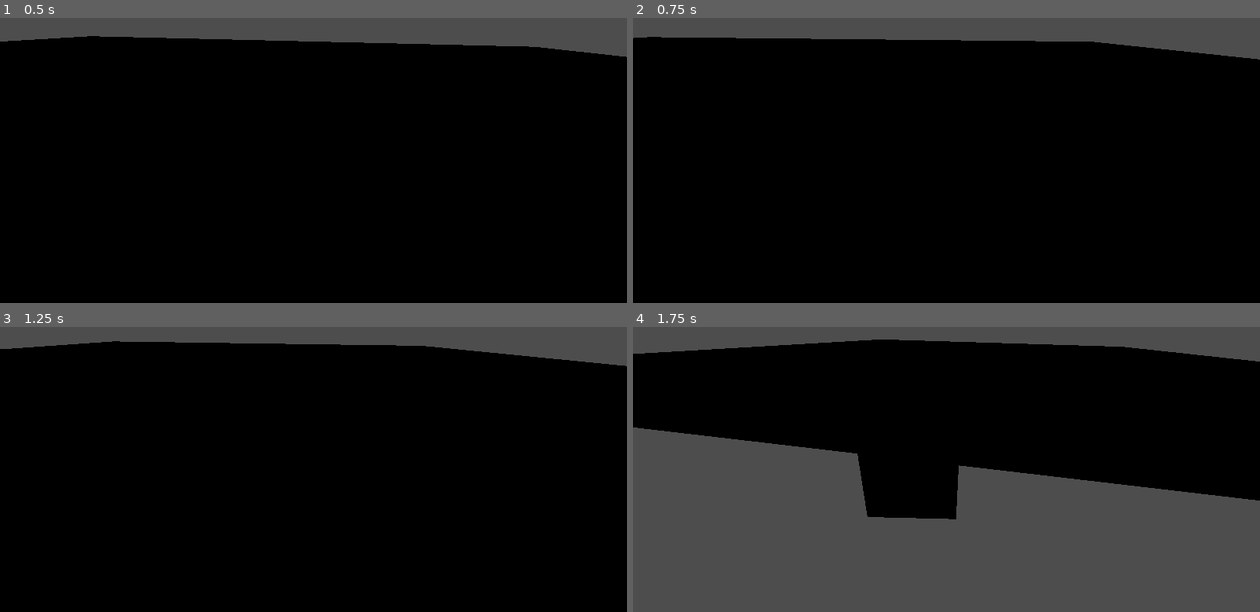
Above: before the commit, frames 1-4 (two rows, left to right).
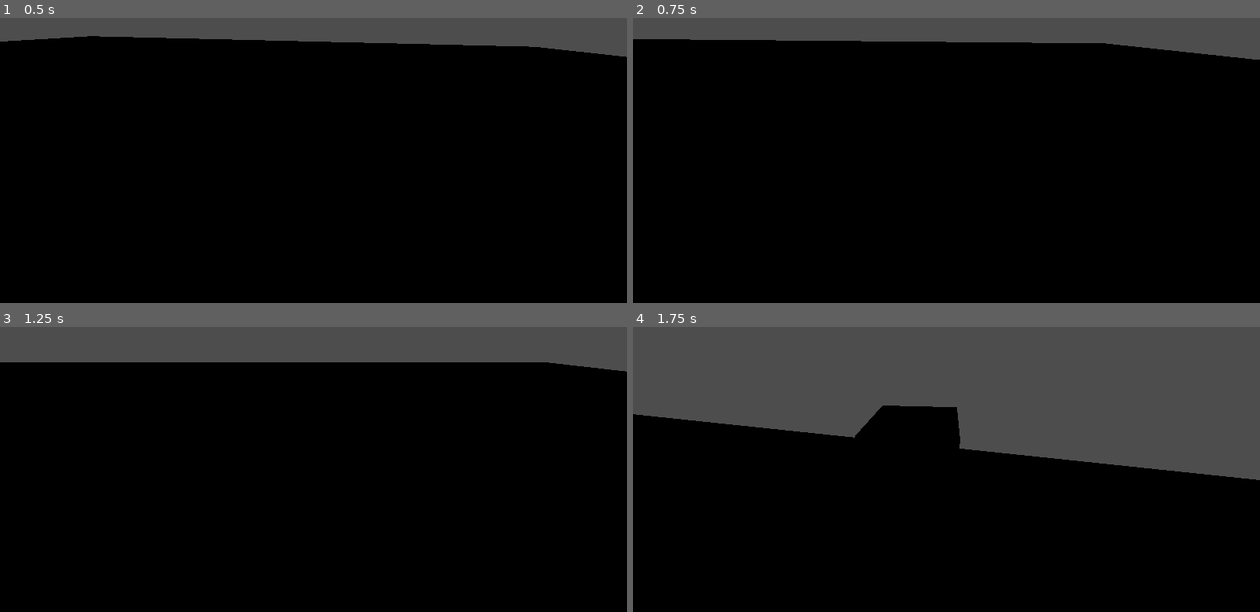
Above: after the commit, the same moments.

Repository: cjarango/Run-for-the-World
Game: Godot game, scene res://Scenes/main.tscn
Same seed, same stepped clock (60 frames per second), same inputs: the game is played once before the commit and once after it.
Inputs (mouse positions are in pixels of both pictures, inside the frame that each line leads up to):
- Up to frame 1 (0.5 s): no input
- Up to frame 2 (0.75 s): tap Enter at 0.5 s; move the mouse to (977, 126) at 0.52 s; hold W (move_forward) from 0.53 s (still down)
- Up to frame 3 (1.25 s): keep holding W (move_forward)
- Up to frame 4 (1.75 s): keep holding W (move_forward); move the mouse to (915, 438) at 1.27 s

Frame 1 is identical in both runs. In frame 2, 0.5% of the frame differs, in the area x 0-100%, y 6-15%; in frame 3, 5.2%; in frame 4, 82%, in the area x 0-100%, y 4-100%.

Commit message:
Fixed: inverted x-axis

Diff:
--- a/car.gd
+++ b/car.gd
@@ -25,9 +25,9 @@
 func _physics_process(delta):
 	# Define velocidad objetivo según entrada del jugador
 	if Input.is_action_pressed("move_forward"):
+		target_speed = max_speed
+	elif Input.is_action_pressed("move_backward"):
 		target_speed = -max_speed
-	elif Input.is_action_pressed("move_backward"):
-		target_speed = max_speed
 	else:
 		target_speed = 0.0  # Si no se pulsa nada, se frena
 
